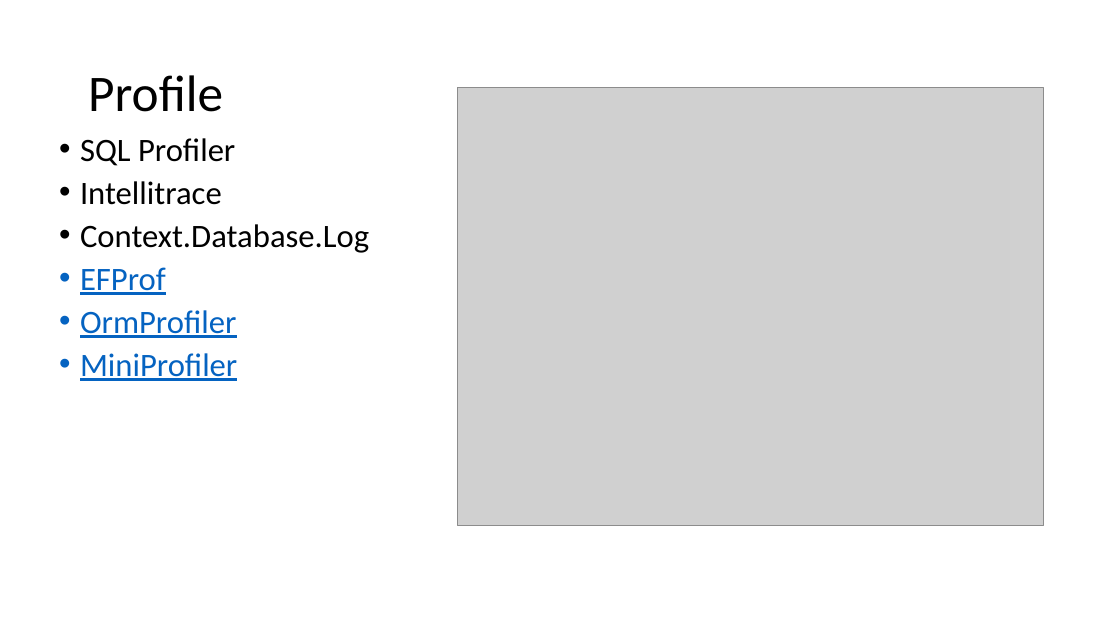
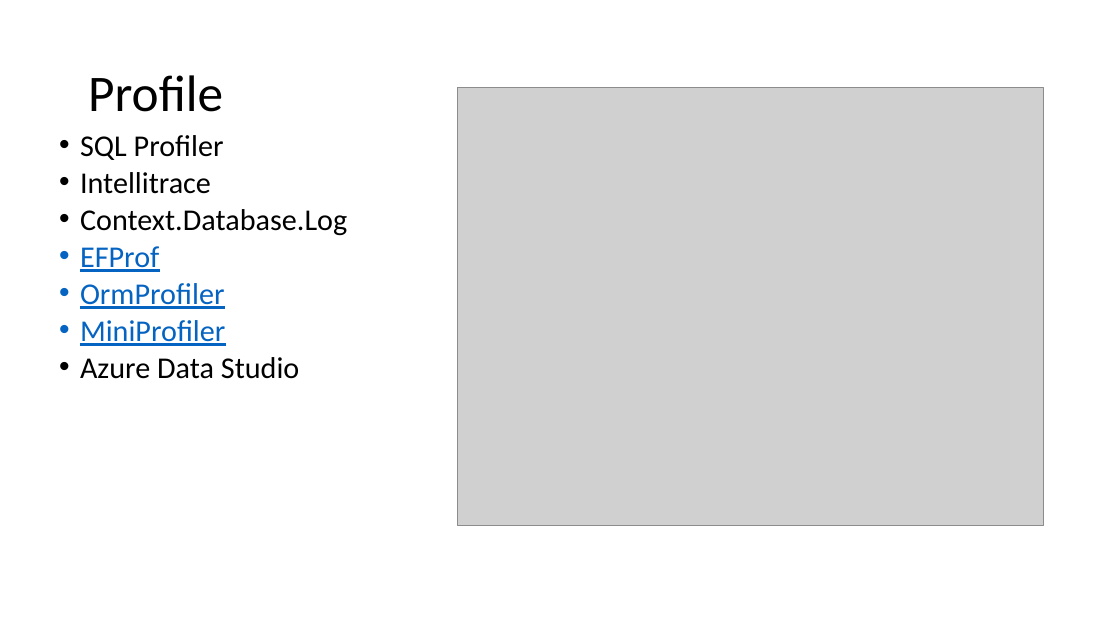
Before and after one commit to jwooley/RecipeWebApi, a slide deck: slide 10 of EFPerf.pptx. Drawn at 1120x630 pixels with LibreOffice and Linux fonts; fonts in the diff are those of the drawing; grey boxes stand for pictures. Boxes give left, top, right and bottom in pixels: in the first picture for what was removed or moved away, otherwise in the second. Text is boxed around its words. In the diff, an @@ line names an element or a change of style, - is before the commit and + after.

```diff
--- a/EFPerf.pptx
+++ b/EFPerf.pptx
@@ text at box(80, 135, 347, 346): size 21 to 19.4 pt in "SQL Profiler", "Intellitrace", "Context.Database.Log", "EFProf" and 2 more places; line spacing 0.8 to 0.7 @@
@@ text at box(80, 357, 299, 379): paragraph added @@
+• Azure Data Studio
```
Also in this commit, not shown: 4 other slides changed.
